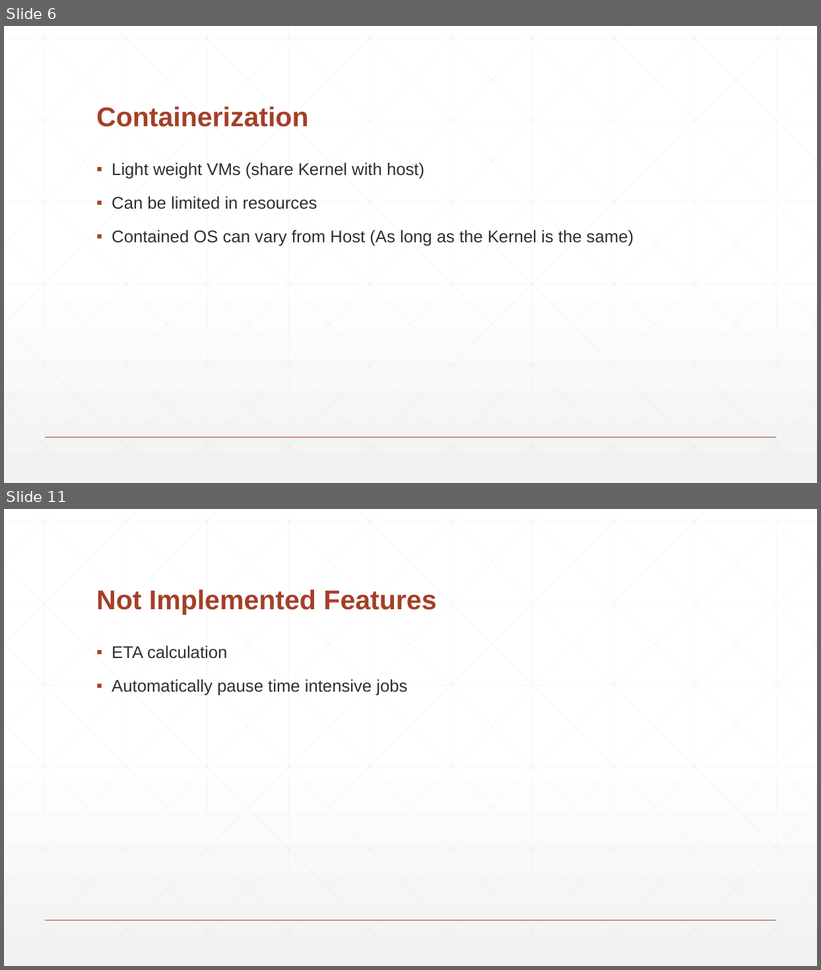
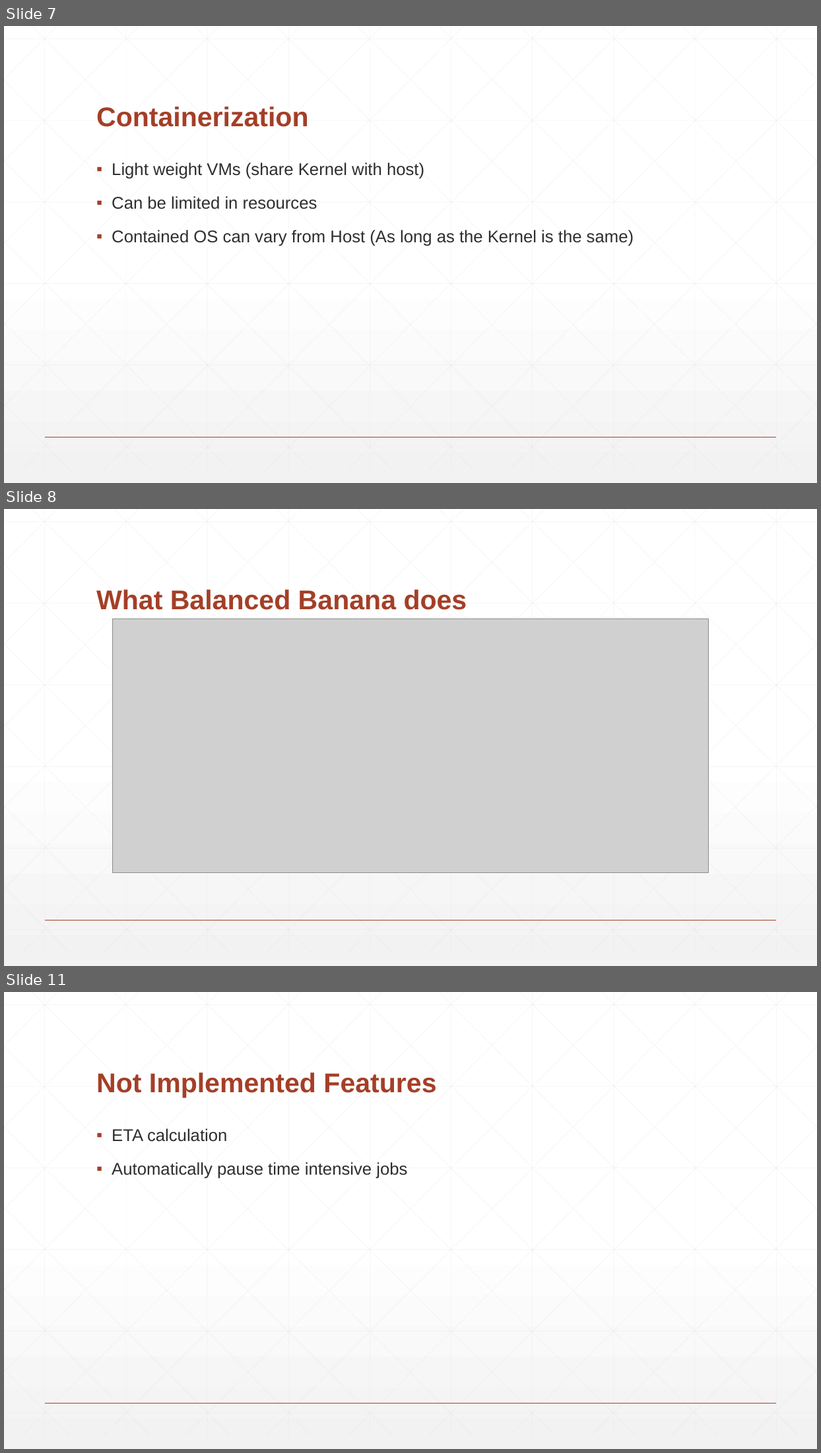
Before and after one commit to balancedbanana/Dokumentation, a slide deck: Abschluss/Presentation/Balanced Banana.pptm. Shown one above the other, each under a label of ours: slides 6 and 11 before the commit, slides 7, 8 and 11 after it; the slides between them are not shown. The pictures are 821x970 and 821x1453 pixels, drawn with LibreOffice and Linux fonts; fonts in the diff are those of the drawing; grey boxes stand for pictures. Boxes give left, top, right and bottom in pixels: in the first picture for what was removed or moved away, otherwise in the second. Text is boxed around its words. In the diff, an @@ line names an element or a change of style, - is before the commit and + after.

```diff
--- a/Abschluss/Presentation/Balanced Banana.pptm
+++ b/Abschluss/Presentation/Balanced Banana.pptm
@@ slide 8 added at <box>4,509,817,966</box>, background gradient #FFFFFF to #F2F2F2; not listed: 47 template elements that a slide beside it also shows @@
@@ title added at <box>96,590,467,610</box>, 32 pt, text #A43F27, bold @@
+What Balanced Banana does
@@ picture added at <box>113,619,708,873</box> @@
@@ what was slide 6 is now slide 7 @@
```
Also in this commit, not shown: 4 slides changed, 2 other slides added, 2 slides removed.
